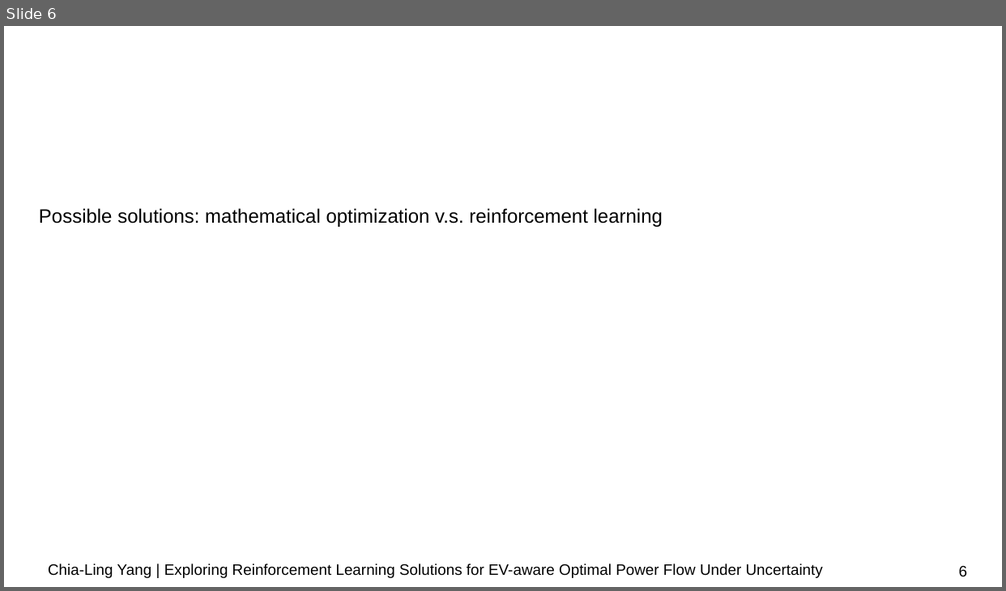
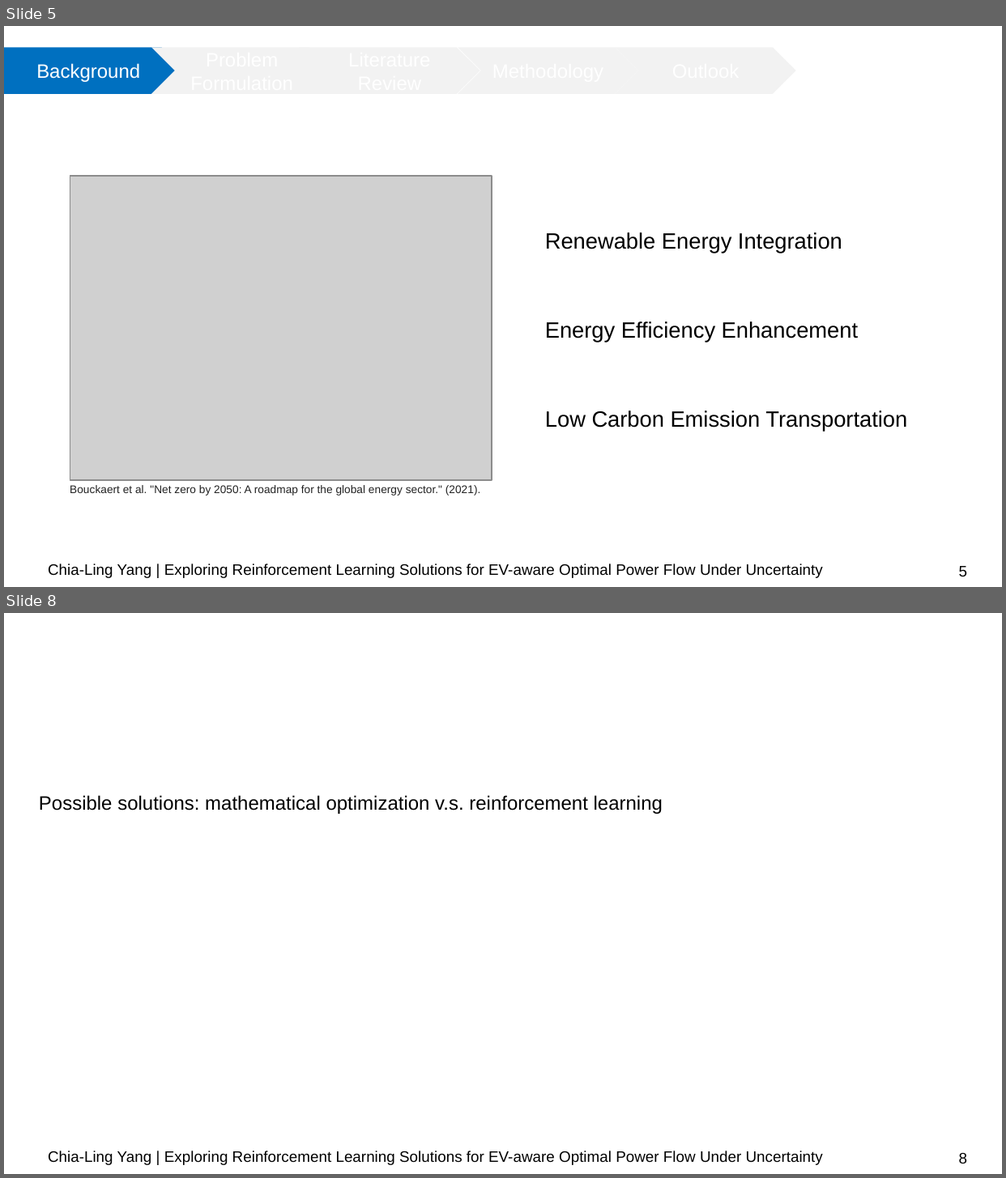
Before and after one commit to chialingyang7718/RL_OPF_EVaware, a slide deck: Mid-term Presentation.pptx. Shown one above the other, each under a label of ours: slide 6 before the commit, slides 5 and 8 after it; the slides between them are not shown. The pictures are 1006x591 and 1006x1178 pixels, drawn with LibreOffice and Linux fonts; fonts in the diff are those of the drawing; grey boxes stand for pictures; background and template pictures are left out. Boxes give left, top, right and bottom in pixels: in the first picture for what was removed or moved away, otherwise in the second. Text is boxed around its words. In the diff, an @@ line names an element or a change of style, - is before the commit and + after.

```diff
--- a/Mid-term Presentation.pptx
+++ b/Mid-term Presentation.pptx
@@ slide 5 added at (4, 26, 1002, 587), background #FFFFFF @@
@@ pentagon arrow added at (4, 47, 185, 94), fill #0070C0, 14 pt, text #FFFFFF @@
+Background
@@ chevron added at (151, 47, 332, 94), fill #F2F2F2, 14 pt, text #FFFFFF @@
+Problem Formulation
@@ chevron added at (300, 47, 480, 94), fill #F2F2F2, 14 pt, text #FFFFFF @@
+Literature Review
@@ chevron added at (458, 47, 639, 94), fill #F2F2F2, 14 pt, text #FFFFFF @@
+Methodology
@@ chevron added at (616, 47, 796, 94), fill #F2F2F2, 14 pt, text #FFFFFF @@
+Outlook
@@ picture added at (70, 176, 492, 480) @@
@@ text added at (545, 233, 842, 254), 16 pt, text #000000 @@
+Renewable Energy Integration
@@ text added at (545, 322, 858, 343), 16 pt, text #000000 @@
+Energy Efficiency Enhancement
@@ text added at (545, 411, 907, 431), 16 pt, text #000000 @@
+Low Carbon Emission Transportation
@@ text added at (70, 485, 480, 496), 8 pt, text #222222 @@
+Bouckaert et al. "Net zero by 2050: A roadmap for the global energy sector." (2021).
@@ text added at (48, 564, 823, 578), 11 pt, text #000000 @@
+Chia-Ling Yang | Exploring Reinforcement Learning Solutions for EV-aware Optimal Power Flow Under Uncertainty
@@ page number added at (959, 566, 967, 578), 11 pt, text #000000 @@
+5
@@ what was slide 6 is now slide 8 @@
@@ page number at (959, 1153, 967, 1164): text changed @@
-6
+8
```
Also in this commit, not shown: 3 slides changed, 1 other slide added, 1 other file.
